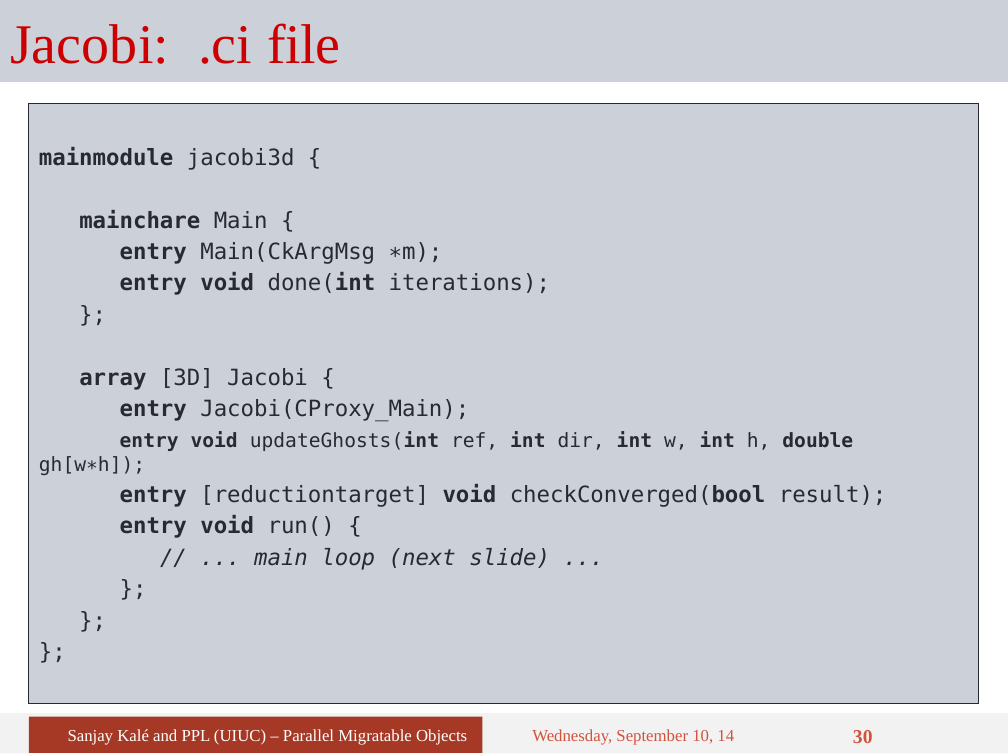
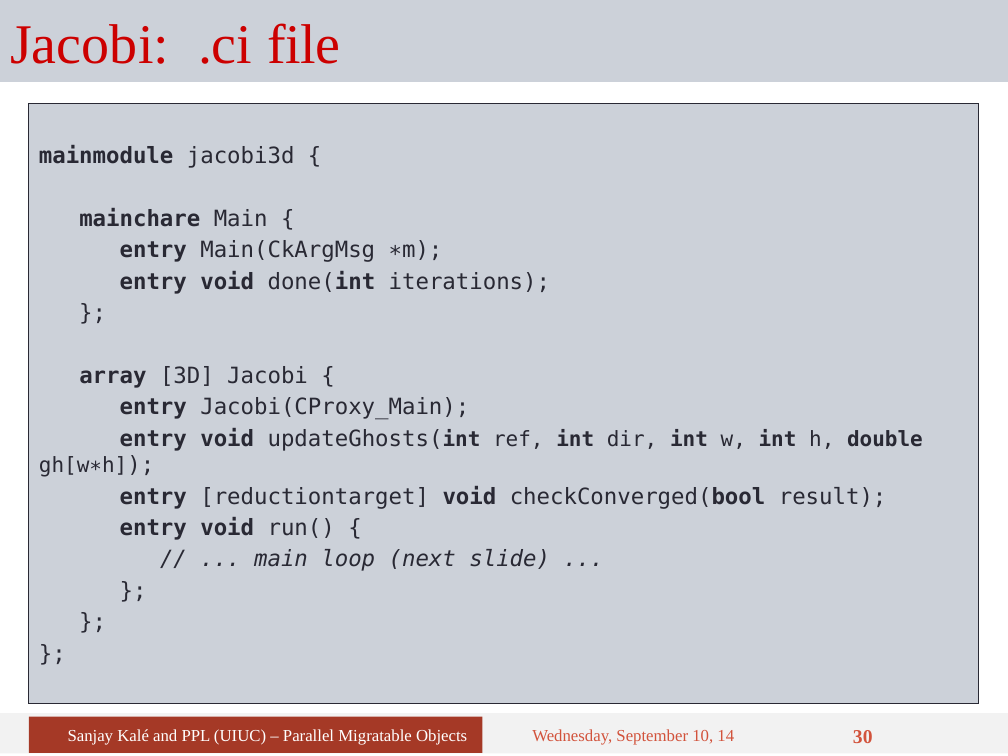
Before and after one commit to UIUC-PPL/charm_tutorial, a slide deck: slide 30 of tutorial-07-sdag.pptx. Drawn at 1008x756 pixels with LibreOffice and Linux fonts; fonts in the diff are those of the drawing. Boxes give left, top, right and bottom in pixels: in the first picture for what was removed or moved away, otherwise in the second. Text is boxed around its words. In the diff, an @@ line names an element or a change of style, - is before the commit and + after.

Commit message:
Fix spacing, fonts, quotes, and do some general code cleanup

```diff
--- a/tutorial-07-sdag.pptx
+++ b/tutorial-07-sdag.pptx
@@ text at (x1=39, y1=428, x2=923, y2=477): size 14 to 16 pt in "entry void updateGhosts(int gh[w∗h]);"; size 14 to 15 pt in "updateGhosts(int ref, int dir, int w, int ..." @@
```
Also in this commit, not shown: 14 other slides changed.
